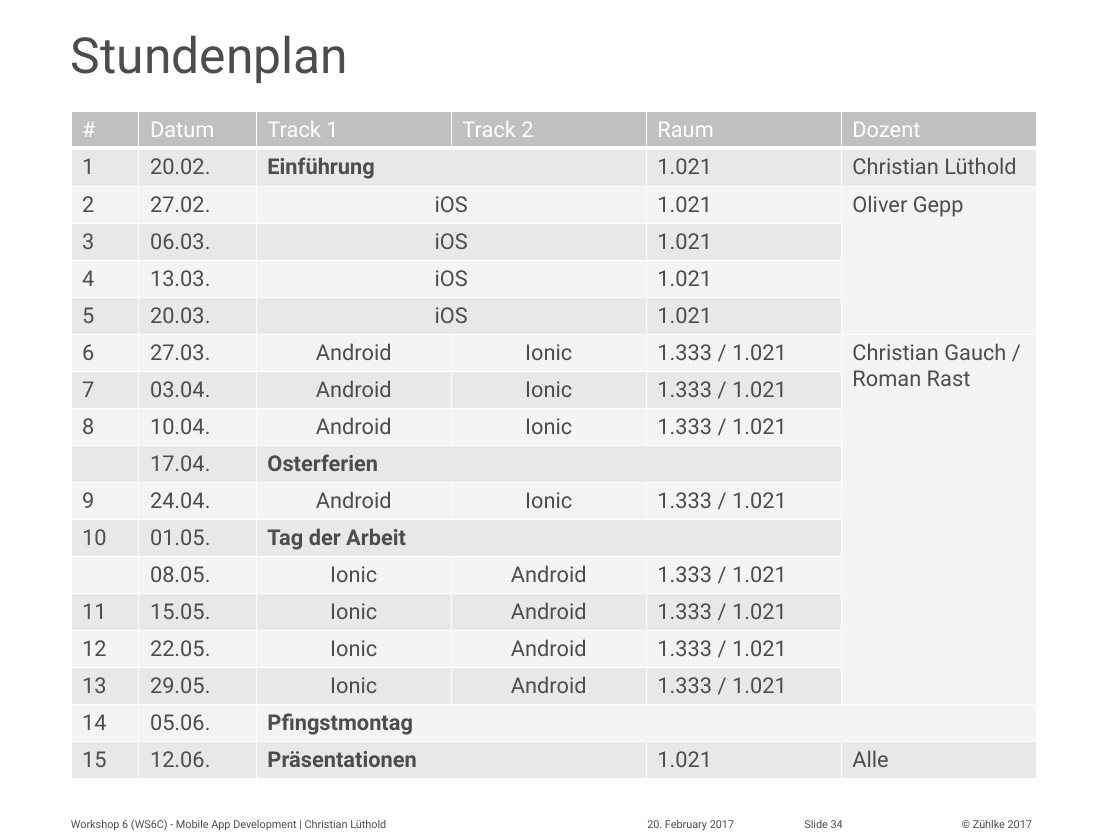
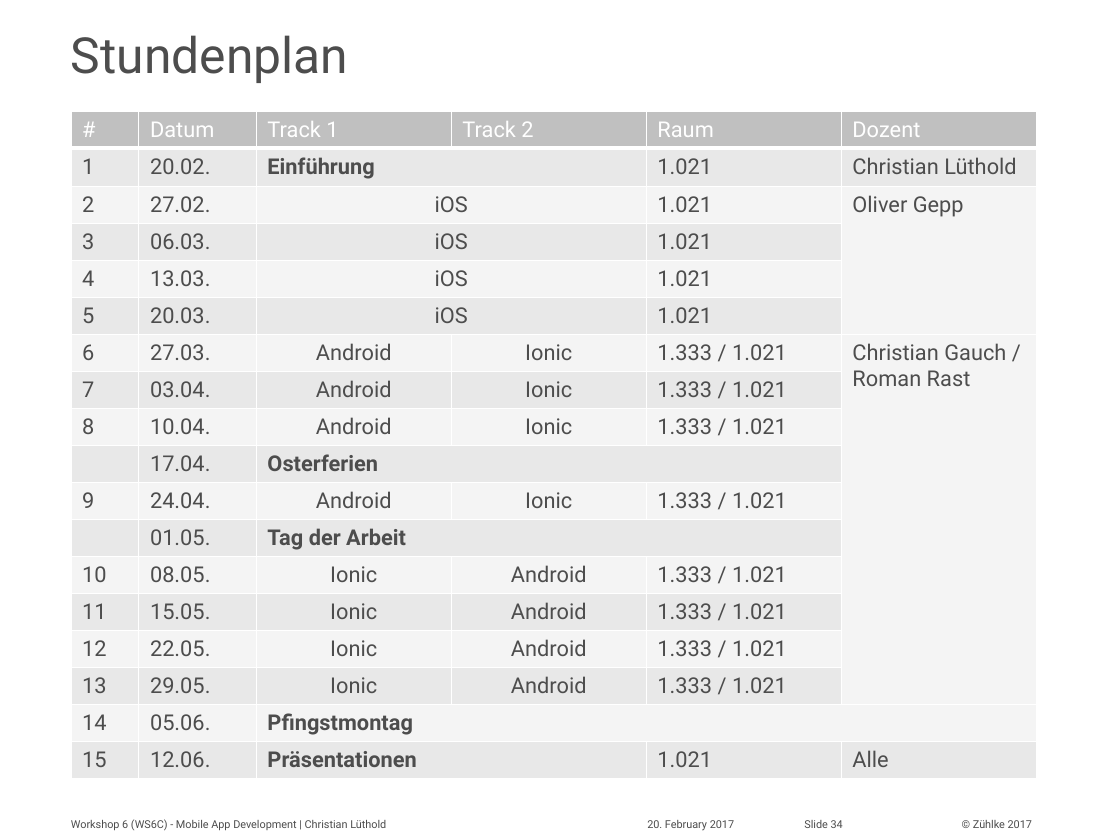
Before and after one commit to atalupadhyay/fhnw-mobile-workshop, a slide deck: slide 34 of Lektion 1 - Einführung & Übersicht.pptx. Drawn at 1120x840 pixels with LibreOffice and Linux fonts; fonts in the diff are those of the drawing. Boxes give left, top, right and bottom in pixels: in the first picture for what was removed or moved away, otherwise in the second. Text is boxed around its words. In the diff, an @@ line names an element or a change of style, - is before the commit and + after.

Commit message:
stundenplat korrigiert

```diff
--- a/Lektion 1 - Einführung & Übersicht.pptx
+++ b/Lektion 1 - Einführung & Übersicht.pptx
@@ table at (71,111,1036,784) @@
-row 12, column 1: 10
+row 12, column 1: 
-row 13, column 1: 
+row 13, column 1: 10
```
